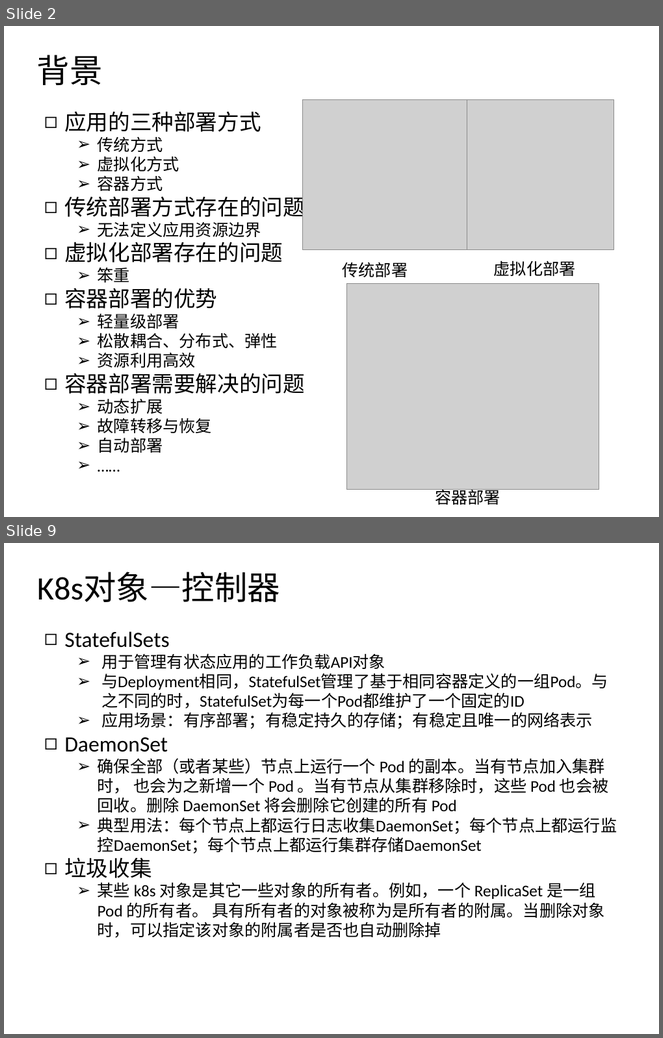
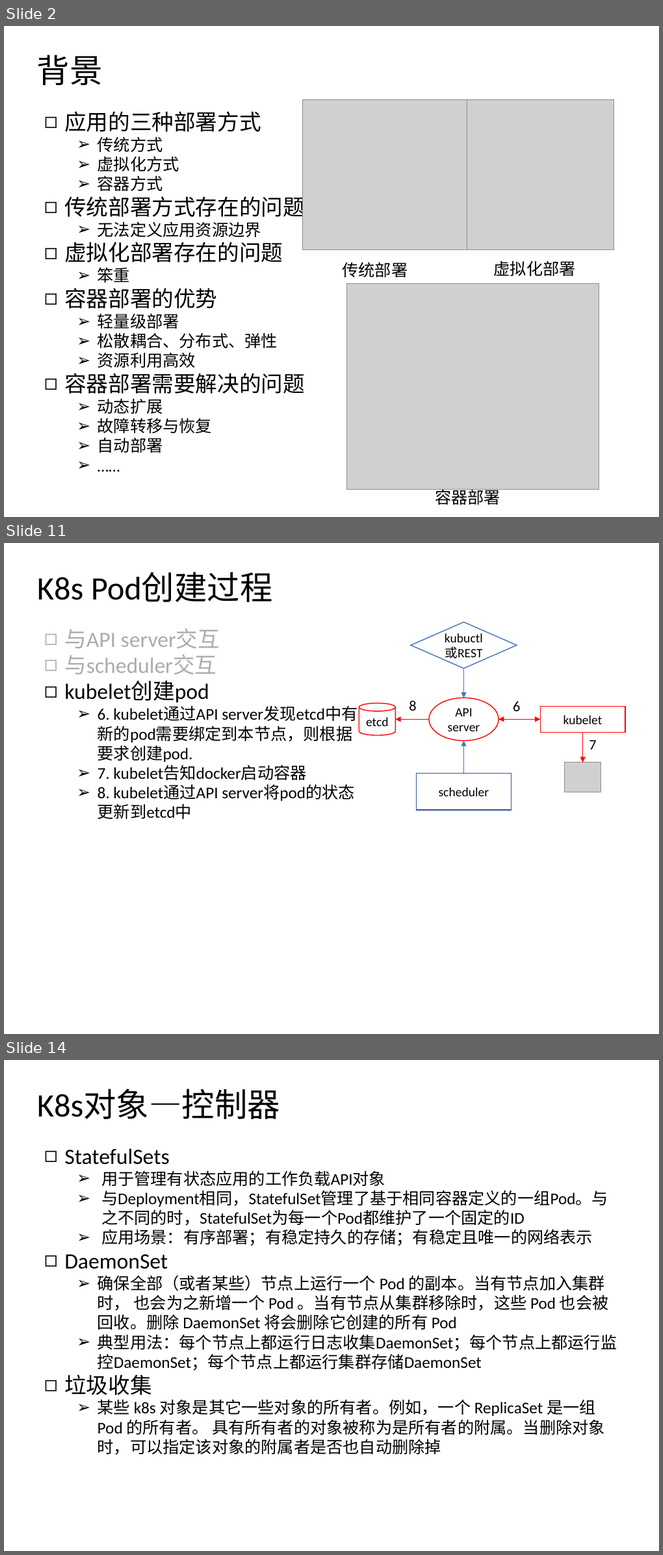
Before and after one commit to csluluyao/k8s_research, a slide deck: k8s_week1.pptx. Shown one above the other, each under a label of ours: slides 2 and 9 before the commit, slides 2, 11 and 14 after it; the slides between them are not shown. The pictures are 663x1038 and 663x1555 pixels, drawn with LibreOffice and Linux fonts; fonts in the diff are those of the drawing; grey boxes stand for pictures. Boxes give left, top, right and bottom in pixels: in the first picture for what was removed or moved away, otherwise in the second. Text is boxed around its words. In the diff, an @@ line names an element or a change of style, - is before the commit and + after.

```diff
--- a/k8s_week1.pptx
+++ b/k8s_week1.pptx
@@ slide 11 added at <box>4,543,659,1034</box>, background #FFFFFF @@
@@ text added at <box>37,572,273,602</box>, 36 pt, text #000000 @@
+K8s Pod创建过程
@@ text added at <box>64,629,353,800</box>, 18 pt, text #000000 @@
+◻ 与API server交互
+◻ 与scheduler交互
+◻ kubelet创建pod
+  ➢ 6. kubelet通过API server发现etcd中有新的pod需要绑定到本节点，则根据要求创建pod.
+  ➢ 7. kubelet告知docker启动容器
+  ➢ 8. kubelet通过API server将pod的状态更新到etcd中
@@ diamond added at <box>411,622,517,669</box>, outline #4472C4 1 pt, 14 pt, text #000000 @@
+kubuctl
+或REST
@@ arrow added from (464, 668) to (464, 698), #4472C4 1 pt @@
@@ ellipse added at <box>429,698,499,741</box>, outline #FF0000 1 pt, 14 pt, text #000000 @@
+API
+server
@@ cylinder added at <box>359,704,396,735</box>, outline #FF0000 1 pt, 14 pt, text #000000 @@
+etcd
@@ text added at <box>409,700,416,711</box>, 16 pt, text #000000 @@
+8
@@ text added at <box>513,702,520,711</box>, 16 pt, text #000000 @@
+6
@@ rectangle added at <box>541,706,626,732</box>, outline #FF0000 1 pt, 14 pt, text #000000 @@
+kubelet
@@ arrow added from (429, 719) to (396, 719), #FF0000 1 pt @@
@@ elbow double arrow added from (541, 719) to (499, 719), #FF0000 1 pt @@
@@ arrow added from (583, 732) to (583, 763), #FF0000 1 pt @@
@@ elbow arrow added from (464, 774) to (464, 741), #4472C4 1 pt @@
@@ text added at <box>589,740,596,750</box>, 16 pt, text #000000 @@
+7
@@ rectangle added at <box>416,774,511,810</box>, outline #325491 1 pt, 14 pt, text #000000 @@
+scheduler
@@ picture added at <box>565,763,601,793</box> @@
@@ what was slide 9 is now slide 14 @@
```
Also in this commit, not shown: 9 slides changed, 5 other slides added, 2 slides removed, 2 other files.
